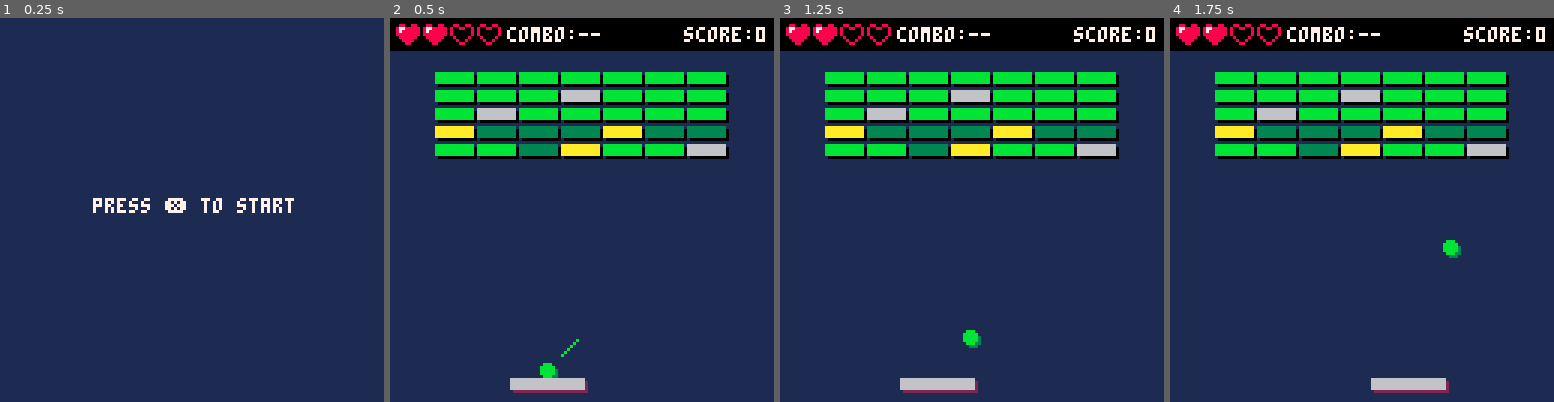
Above: before the commit, frames 1-4 (left to right).
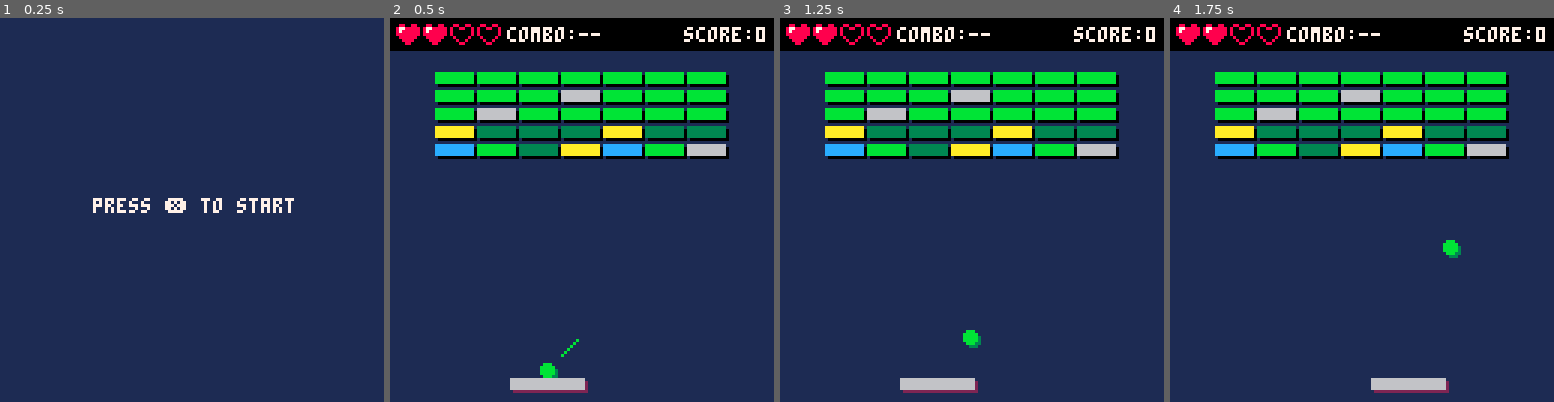
Above: after the commit, the same moments.

Repository: mattmuroya/pico-8
Game: PICO-8 cartridge carts/breakout/breakout.p8
The game is run twice, just before and just after one commit, with the same random seed, the same clock (stepped at 60 frames per second) and the same inputs.
Inputs:
- Up to frame 1 (0.25 s): no input
- Up to frame 2 (0.5 s): tap X (X key) at 0.33 s
- Up to frame 3 (1.25 s): tap X (X key) at 1.07 s
- Up to frame 4 (1.75 s): hold Right from 1.6 s (still down)

Frame 1 is identical in both runs. In frame 2, 0.6% of the frame differs, in the area x 11-66%, y 32-36%; in frame 3, 0.6%; in frame 4, 0.6%.

Commit message:
Brick types part III (powerups)

Diff:
--- a/carts/breakout/breakout.p8
+++ b/carts/breakout/breakout.p8
@@ -1,17 +1,32 @@
 pico-8 cartridge // http://www.pico-8.com
 version 41
 __lua__
+
+-- to-dos
+
+-- powerups
+--   speed up
+--   multiball
+--   1up
+--   sticky paddle
+--   laser?
+--   megaball
+--   reduction
+--   expand
+
 -- main loop
 
 function _init()
     mode = "start"
+
     brick_colors = {
         b = 11,
         t = 3,
         i = 6,
-        x = 10
-        -- p = (powerup)
+        x = 10,
+        p = 12
     }
+
     levels = {
         -- level 1
         {
@@ -19,7 +34,7 @@
             " bbbibbb ",
             " bibbbbb ",
             " xtttxtt ",
-            " bbtxbbi ",
+            " pbtxpbi ",
         },
         -- level 2
         {
@@ -87,6 +102,8 @@
     ball.dy = -1
     reset_ball()
 
+    pills = {}
+
     level = 1
     build(levels[level])
 end
@@ -169,6 +186,18 @@
     else
         ball.x += ball.dx
         ball.y += ball.dy
+    end
+
+    for pill in all(pills) do
+        pill.y += pill.dy
+        if collide(pill, paddle) then
+            log("caught powerup")
+            del(pills, pill)
+        end
+        if pill.y + pill.r >= 127 then
+            log("missed powerup")
+            del(pills, pill)
+        end
     end
 
     -- detect miss
@@ -305,10 +334,24 @@
     local brick = bricks[i][j]
     if brick.type == "b" then brick.type = " "
     elseif brick.type == "t" then brick.type = "b"
+    elseif brick.type == "p" then
+        brick.type = " "
+        drop_pill(i, j)
     elseif brick.type == "x" then
         brick.type = " " -- to-do: replace with explosion animation
         set_timers_on_adj(i, j)
     end
+end
+
+function drop_pill(i, j)
+    local brick = bricks[i][j]
+    local pill = {
+        x = flr(brick.x + brick.w / 2),
+        y = brick.y + brick.h / 2,
+        dy = 0.75,
+        r = 2
+    }
+    add(pills, pill)
 end
 
 function set_timers_on_adj(i, j)
@@ -452,6 +495,11 @@
         end
     end
 
+    for pill in all(pills) do
+        circfill(pill.x, pill.y, 2, 12)
+        print(pill.x.." "..pill.y)
+    end
+
     circfill(ball.x + 1, ball.y + 1, ball.r, 3)
     circfill(ball.x, ball.y, ball.r, 11)
 
